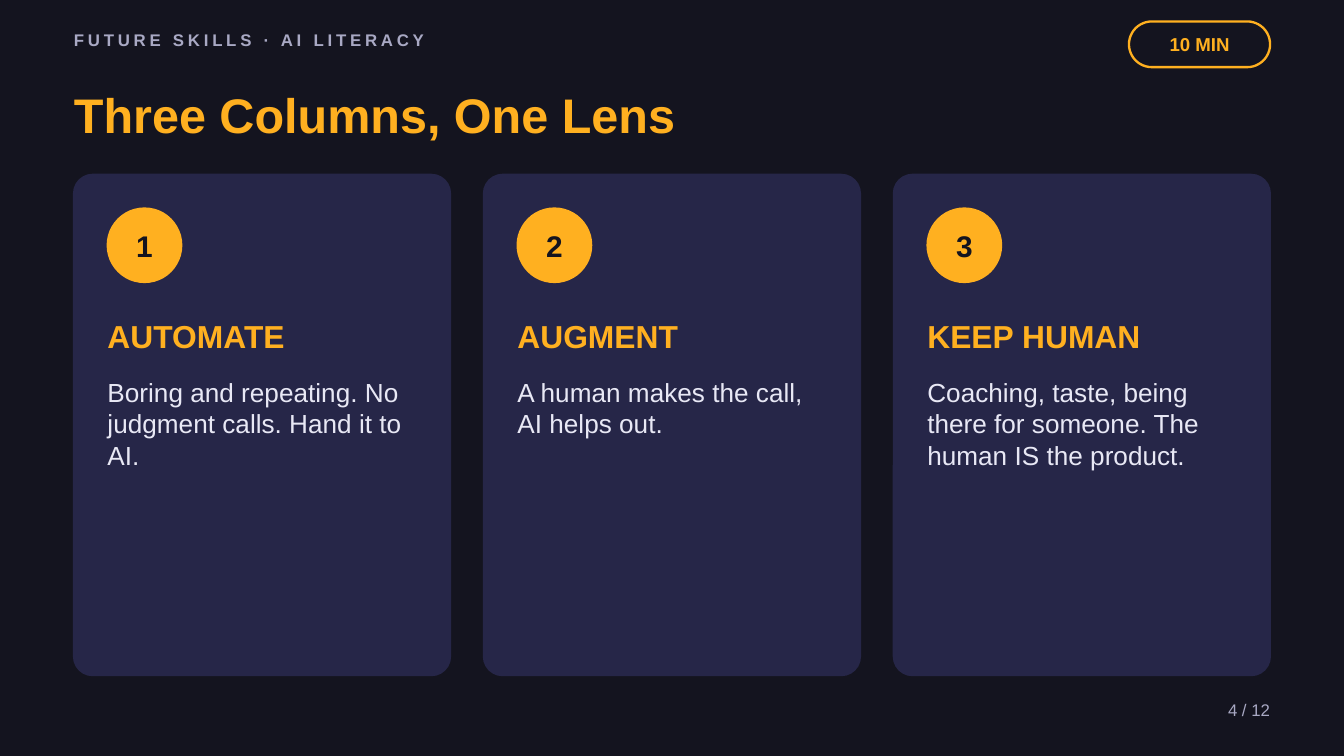
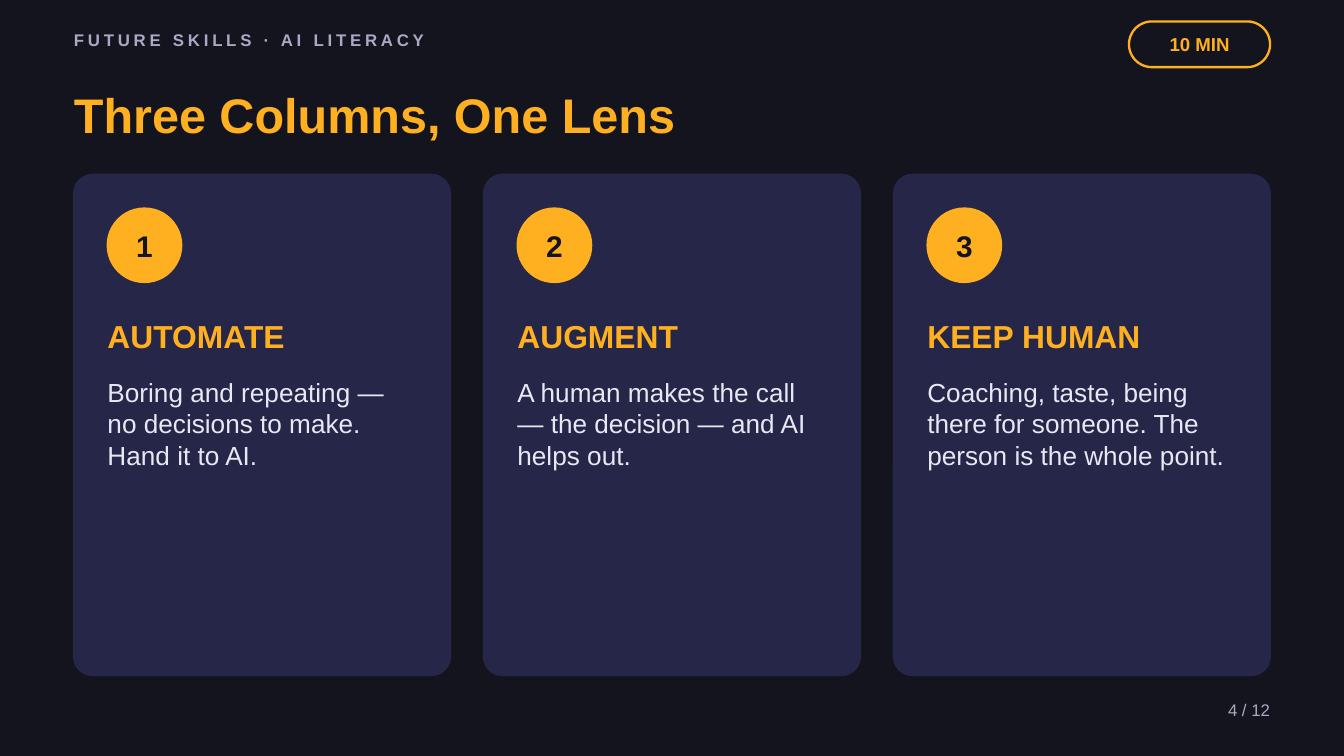
Before and after one commit to phiunit/tptphi, a slide deck: slide 4 of products/ai-boring-work/dist/Robots Do the Boring Work - Slides.pptx. Drawn at 1344x756 pixels with LibreOffice and Linux fonts; fonts in the diff are those of the drawing. Boxes give left, top, right and bottom in pixels: in the first picture for what was removed or moved away, otherwise in the second. Text is boxed around its words. In the diff, an @@ line names an element or a change of style, - is before the commit and + after.

```diff
--- a/products/ai-boring-work/dist/Robots Do the Boring Work - Slides.pptx
+++ b/products/ai-boring-work/dist/Robots Do the Boring Work - Slides.pptx
@@ text at <box>107,383,360,466</box>: text changed @@
-Boring and repeating. No judgment calls. Hand it to AI.
+Boring and repeating — no decisions to make. Hand it to AI.
@@ text at <box>517,383,806,471</box>: text changed @@
-A human makes the call, AI helps out.
+A human makes the call — the decision — and AI helps out.
@@ text at <box>927,383,1224,471</box>: text changed @@
-Coaching, taste, being there for someone. The human IS the product.
+Coaching, taste, being there for someone. The person is the whole point.
```
Also in this commit, not shown: 11 other slides changed, 32 other files.
